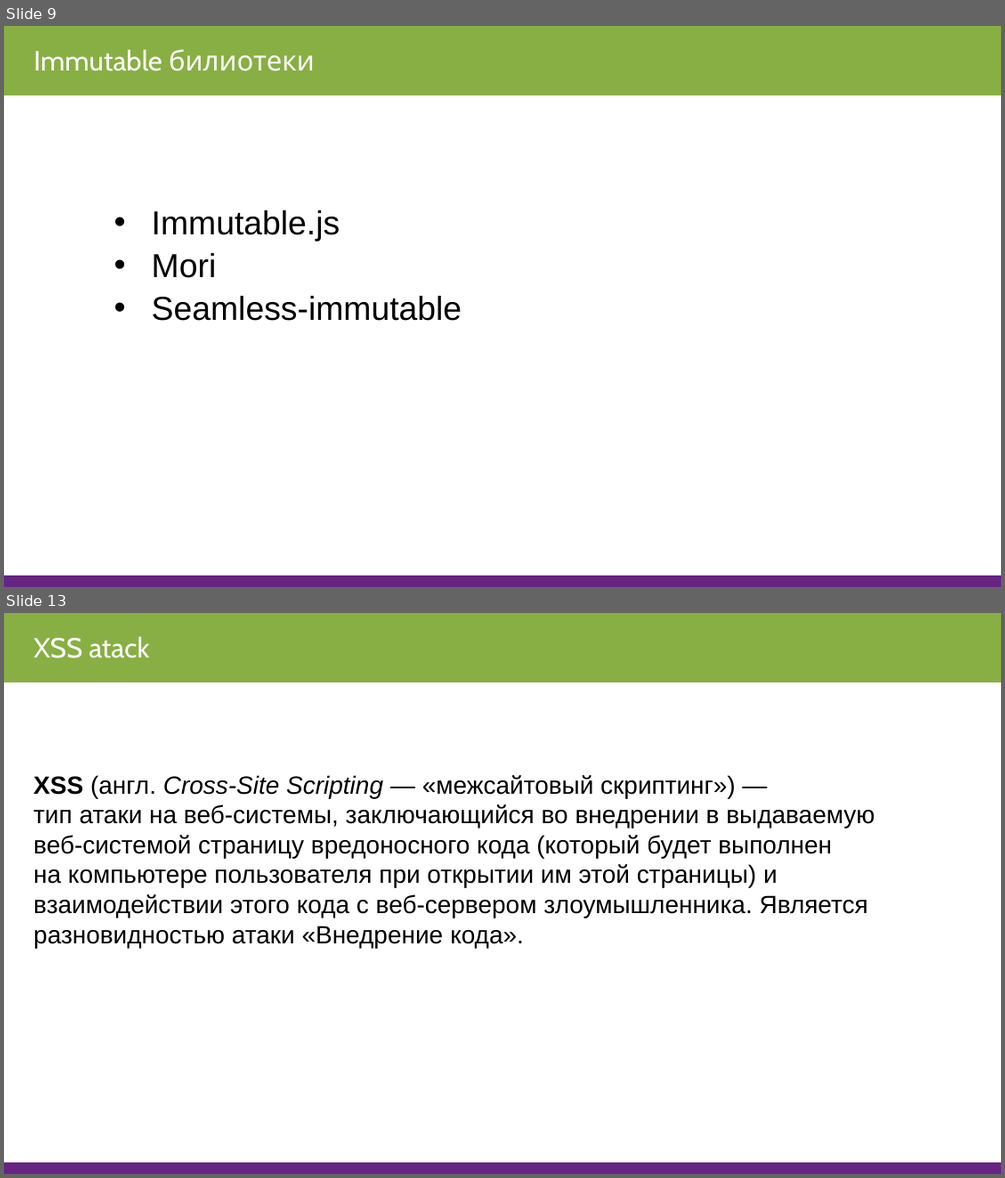
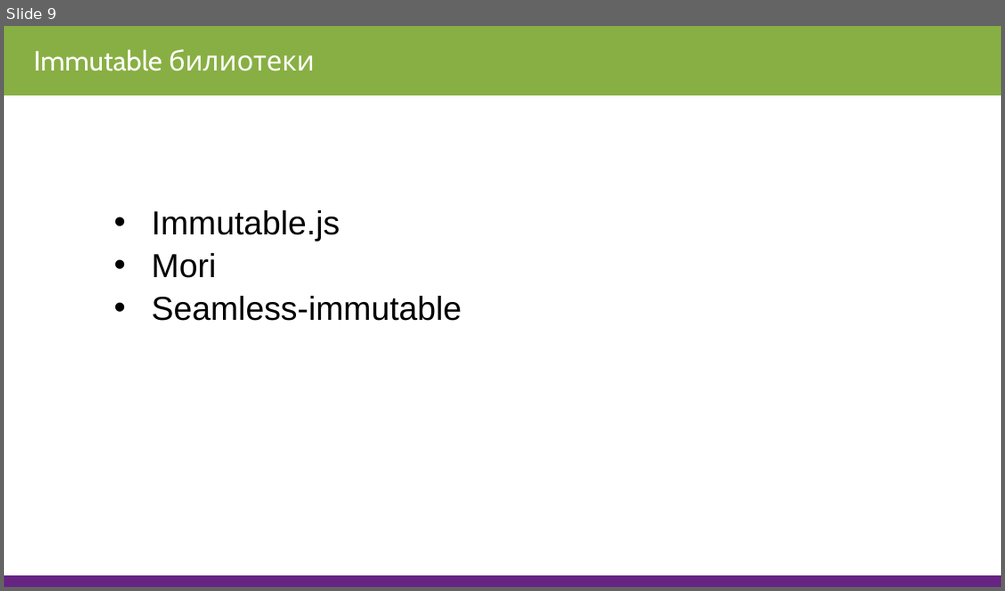
Before and after one commit to StKovalev/javascript-junior, a slide deck: 2019/III. Redux/3.3 Immutable, Action, Action Creators/Immutable, Action, Action Creators.pptx. Shown one above the other, each under a label of ours: slides 9 and 13 before the commit, slide 9 after it; the slides between them are not shown. The pictures are 1005x1178 and 1005x591 pixels, drawn with LibreOffice and Linux fonts; fonts in the diff are those of the drawing. Boxes give left, top, right and bottom in pixels: in the first picture for what was removed or moved away, otherwise in the second. Text is boxed around its words. In the diff, an @@ line names an element or a change of style, - is before the commit and + after.

```diff
--- a/2019/III. Redux/3.3 Immutable, Action, Action Creators/Immutable, Action, Action Creators.pptx
+++ b/2019/III. Redux/3.3 Immutable, Action, Action Creators/Immutable, Action, Action Creators.pptx
@@ slide 13 removed at <box>4,613,1001,1174</box>, background #FFFFFF @@
@@ rectangle removed at <box>4,613,1001,682</box> @@
@@ text removed at <box>33,636,149,658</box> @@
-XSS atack
@@ text removed at <box>33,775,874,948</box> @@
-XSS (англ. Cross-Site Scripting — «межсайтовый скриптинг») — тип атаки на веб-системы, заключающийся во внедрении в выдаваемую веб-системой страницу вредоносного кода (который будет выполнен на компьютере пользователя при открытии им этой страницы) и взаимодействии этого кода с веб-сервером злоумышленника. Является разновидностью атаки «Внедрение кода».
@@ rectangle removed at <box>4,1162,1001,1174</box> @@
```
Also in this commit, not shown: 1 slide changed, 4 other slides removed, 2 other files.
